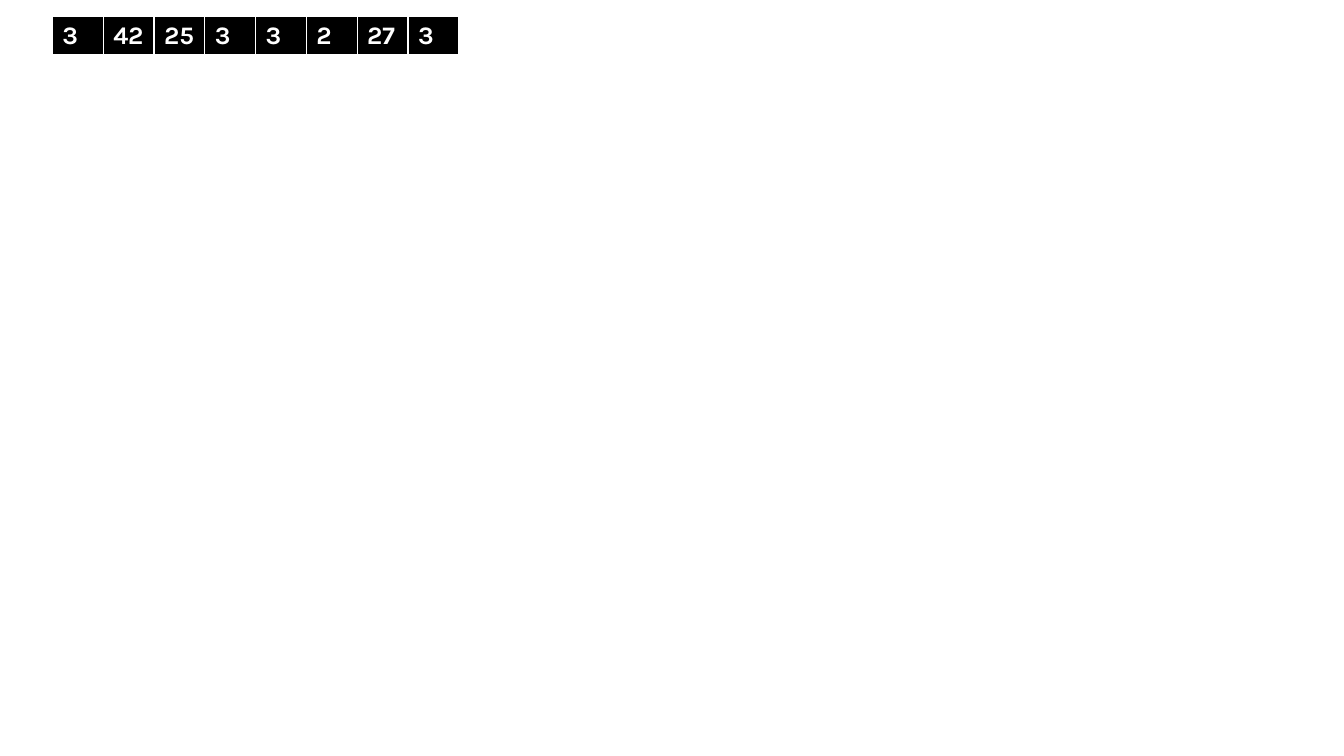
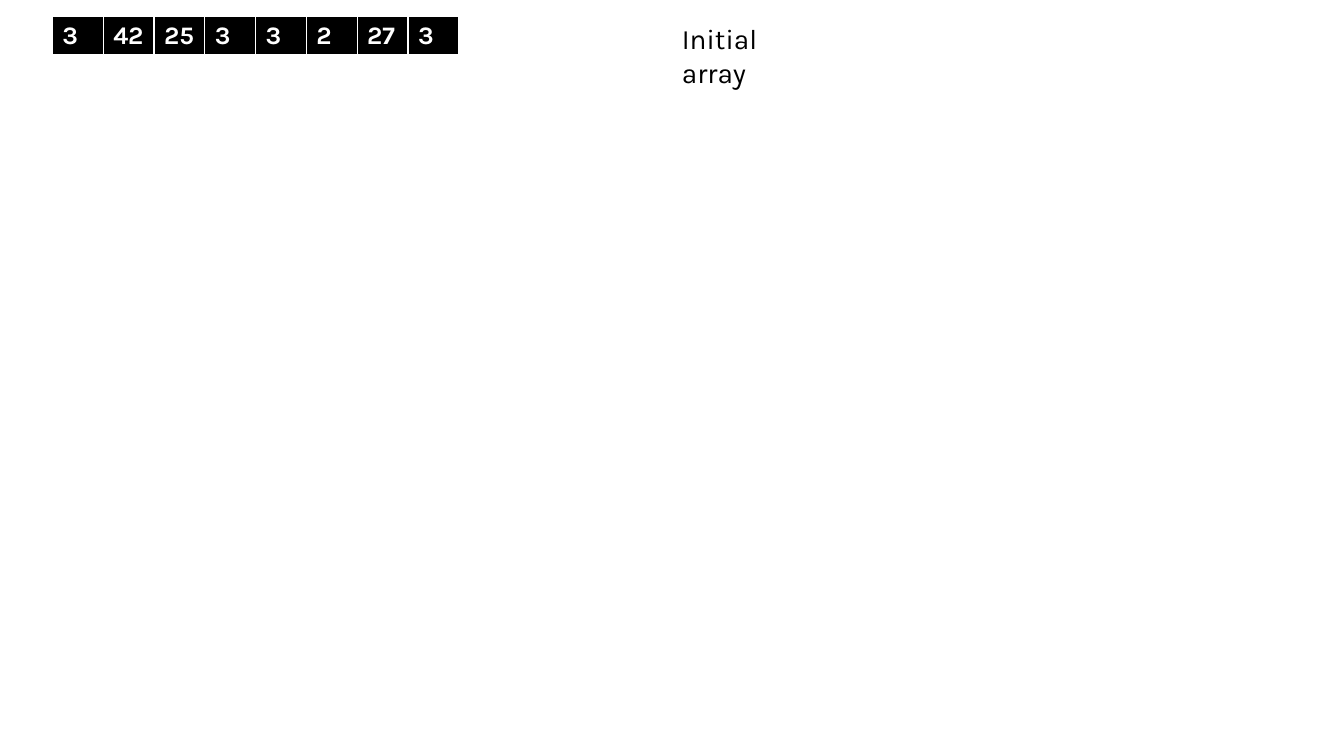
Before and after one commit to stephen-ravelo-ucalgary/ensf338_lab03, a slide deck: slide 5 of ex1.pptx (slide 2 before the commit). Drawn at 1344x756 pixels with LibreOffice and Linux fonts; fonts in the diff are those of the drawing. Boxes give left, top, right and bottom in pixels: in the first picture for what was removed or moved away, otherwise in the second. Text is boxed around its words. In the diff, an @@ line names an element or a change of style, - is before the commit and + after.

```diff
--- a/ex1.pptx
+++ b/ex1.pptx
@@ text added at <box>682,29,757,90</box>, 20 pt, text #000000 @@
+Initial array
```
Also in this commit, not shown: 22 other slides changed, 4 slides added, 2 other files.
